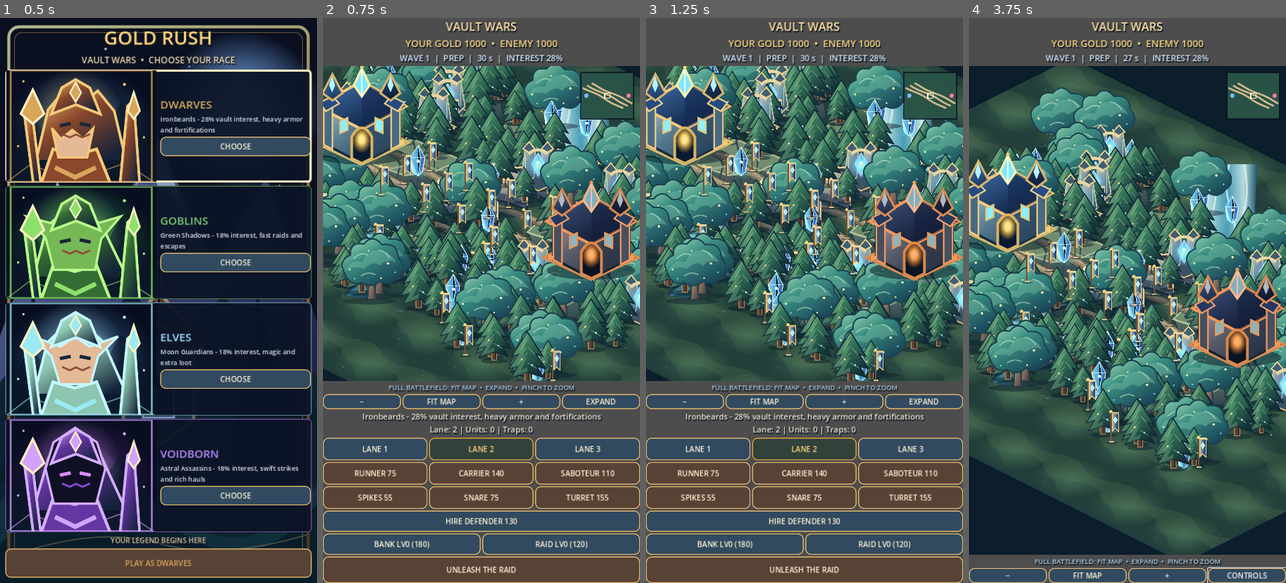
Above: before the commit, frames 1-4 (left to right).
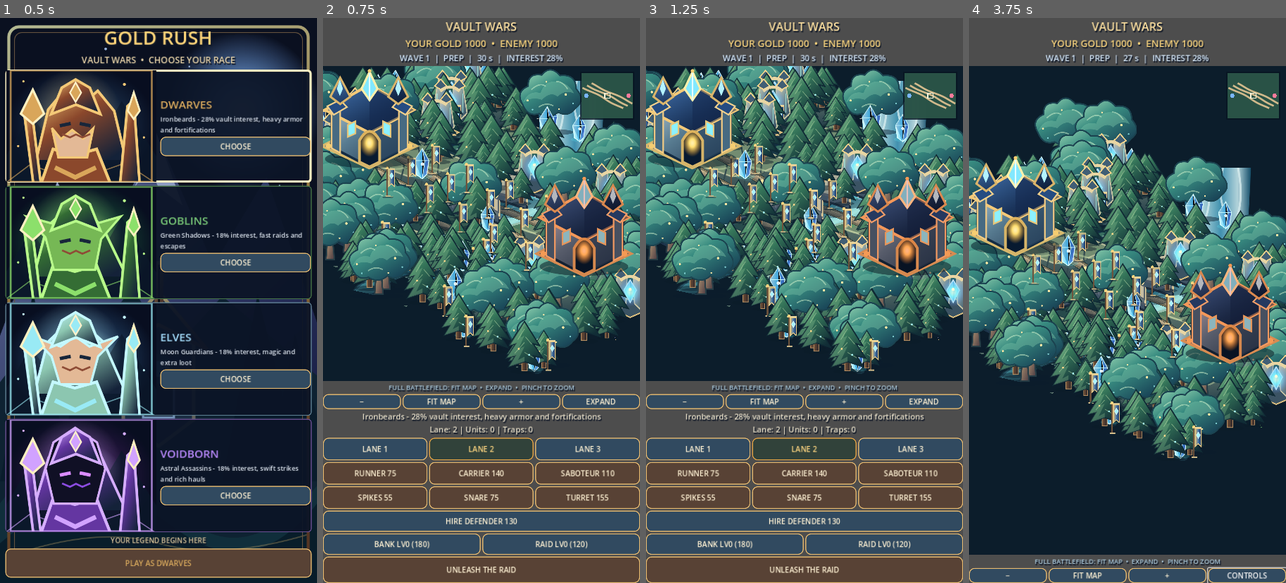
Above: after the commit, the same moments.

Repository: krzych3d/Gold-rush-mobile
Game: Godot game, scene res://main.tscn
Same seed, same stepped clock (60 frames per second), same inputs: the game is played once before the commit and once after it.
Inputs:
- Up to frame 1 (0.5 s): no input
- Up to frame 2 (0.75 s): click "PLAY AS DWARVES" at 0.5 s
- Up to frame 3 (1.25 s): no input
- Up to frame 4 (3.75 s): click "−" at 1.25 s; click "FIT MAP" at 2 s; click "+" at 2.75 s; click "EXPAND" at 3.5 s

Frame 1 is identical in both runs. In frame 2, 37% of the frame differs, in the area x 0-100%, y 8-65%; in frame 3, 36%; in frame 4, 55%, in the area x 0-100%, y 8-95%.

Commit message:
Render cohesive enchanted valley background under isometric playable lanes and fit entire battlefield on screen

Diff:
--- a/scripts/game.gd
+++ b/scripts/game.gd
@@ -72,6 +72,7 @@
 var void_texture: Texture2D = preload("res://assets/world/void_assassin.svg")
 var waterfall_texture: Texture2D = preload("res://assets/world/waterfall.svg")
 var ground_texture: Texture2D = preload("res://assets/world/enchanted_ground.svg")
+var valley_texture: Texture2D = preload("res://assets/world/epic_valley.svg")
 var cliff_texture: Texture2D = preload("res://assets/world/mossy_cliff.svg")
 var grove_texture: Texture2D = preload("res://assets/world/moonlit_grove.svg")
 var shrine_texture: Texture2D = preload("res://assets/world/ancient_shrine.svg")
@@ -695,8 +696,8 @@
 func _fit_map() -> void:
 	# The projected map spans x +/- 1290 and y +/- 645 world pixels.
 	# Reserve extra room for castle silhouettes and world decorations.
-	var width_factor: float = arena.size.x / 2900.0
-	var height_factor: float = arena.size.y / 1600.0
+	var width_factor: float = arena.size.x / 3100.0
+	var height_factor: float = arena.size.y / 1750.0
 	camera_zoom = clampf(minf(width_factor, height_factor), 0.12, 2.25)
 	camera_offset = Vector2.ZERO
 	overview_mode = true
@@ -792,18 +793,9 @@
 	arena.draw_rect(Rect2(Vector2.ZERO, arena.size), Color("0c1d2b"))
 	arena.draw_set_transform_matrix(_iso_transform())
 	center = Vector2.ZERO
-	# Layered illustrated ground tiles, camera culled for mobile performance.
-	var tile_size := 512.0
-	var view_center: Vector2 = _iso_unproject(-camera_offset / camera_zoom)
-	var half_view: Vector2 = Vector2(arena.size.x + arena.size.y, arena.size.x + arena.size.y) / maxf(camera_zoom, 0.1)
-	var min_x: int = maxi(-5, int(floor((view_center.x - half_view.x - 64.0) / tile_size)))
-	var max_x: int = mini(4, int(ceil((view_center.x + half_view.x + 64.0) / tile_size)))
-	var min_y: int = maxi(-4, int(floor((view_center.y - half_view.y - 64.0) / tile_size)))
-	var max_y: int = mini(3, int(ceil((view_center.y + half_view.y + 64.0) / tile_size)))
-	for ty in range(min_y, max_y + 1):
-		for tx in range(min_x, max_x + 1):
-			var tile_pos := Vector2(float(tx) * tile_size, float(ty) * tile_size)
-			arena.draw_texture_rect(ground_texture, Rect2(tile_pos, Vector2.ONE * tile_size), false)
+	# One cohesive enchanted-valley backdrop instead of repeating flat grass tiles.
+	# All roads, bridges, castles and units remain independent gameplay objects.
+	arena.draw_texture_rect(valley_texture, Rect2(Vector2(-1300, -900), Vector2(2600, 1800)), false)
 	# Painted mossy escarpments and raised terrain formations.
 	for i in 24:
 		var bx: float = sin(float(i) * 31.2) * 1300.0
